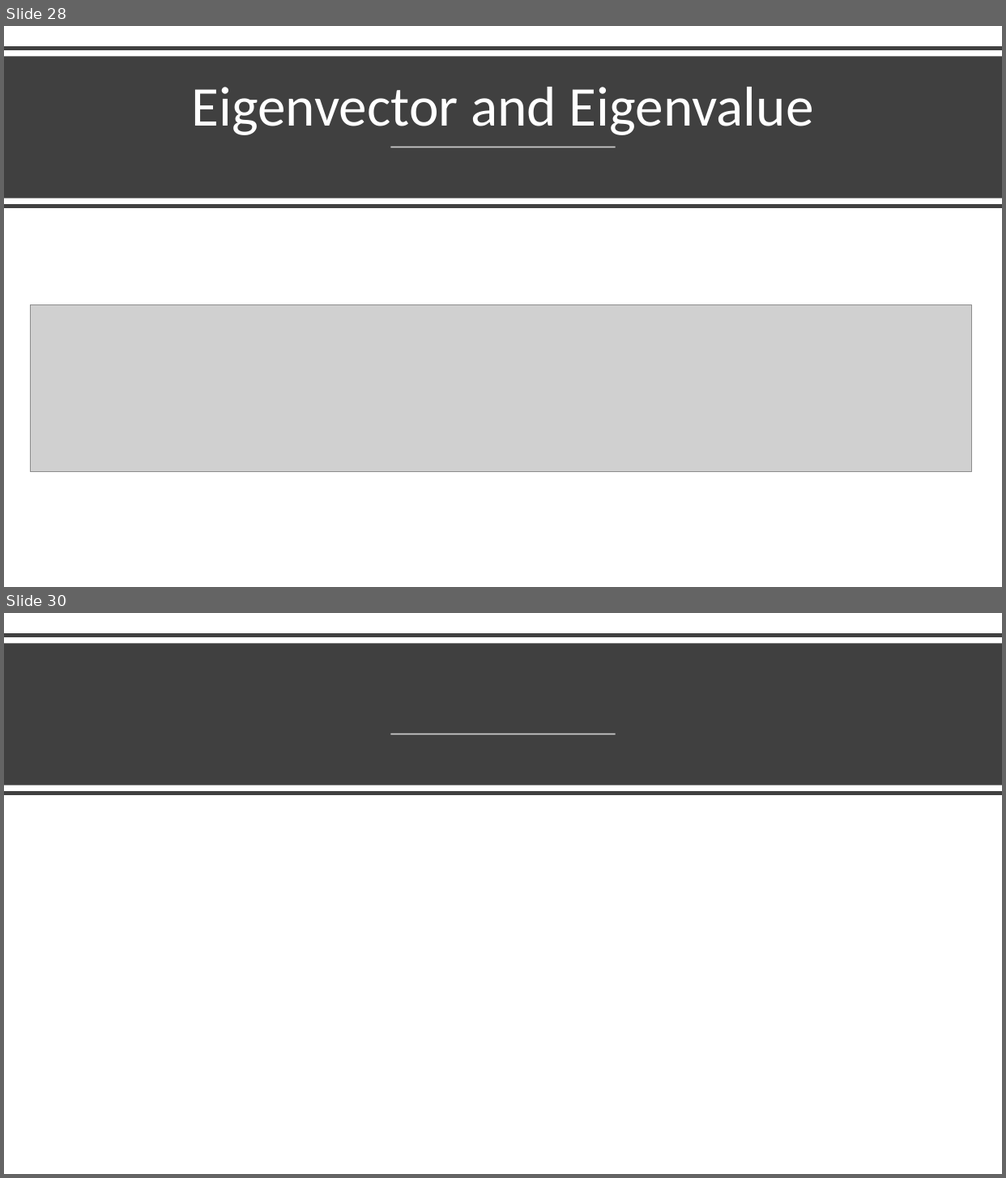
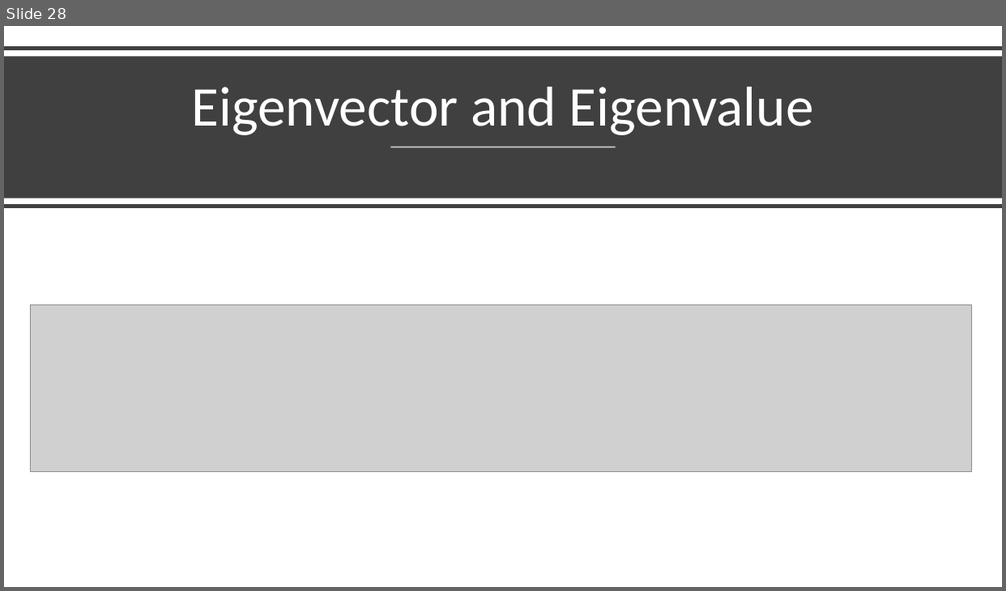
Before and after one commit to Jeffchen54/Linear-Definitions-and-Theorems, a slide deck: Unit 3-4 Definitions.pptx. Shown one above the other, each under a label of ours: slides 28 and 30 before the commit, slide 28 after it; the slides between them are not shown. The pictures are 1006x1178 and 1006x591 pixels, drawn with LibreOffice and Linux fonts; fonts in the diff are those of the drawing; grey boxes stand for pictures. Boxes give left, top, right and bottom in pixels: in the first picture for what was removed or moved away, otherwise in the second. Text is boxed around its words. In the diff, an @@ line names an element or a change of style, - is before the commit and + after.

```diff
--- a/Unit 3-4 Definitions.pptx
+++ b/Unit 3-4 Definitions.pptx
@@ slide 30 removed at [4,613,1002,1174], background #FFFFFF @@
@@ line removed from (4, 636) to (1002, 636) @@
@@ rectangle removed at [4,643,1002,786] @@
@@ line removed from (391, 735) to (616, 735) @@
@@ line removed from (4, 794) to (1002, 794) @@
```
Also in this commit, not shown: 1 slide changed, 1 slide added, 1 other file.
